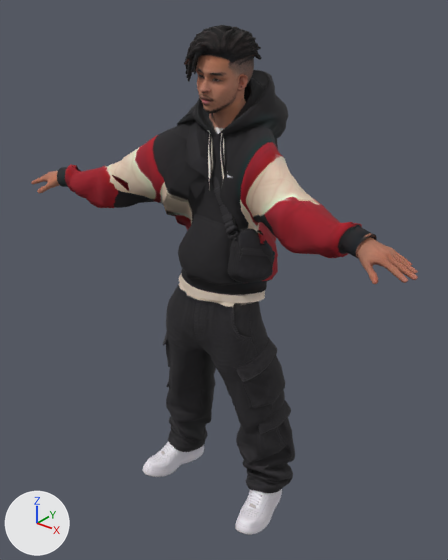
An edit to the glTF model assets/npcs/james-clean.glb, drawn before and after from the same camera.
One viewpoint serves both versions: a 50 mm camera at (1.273, -1.545, 1.024) aimed at (-0.014, 0.064, 0.026). Lighting does not change. The marker at lower left points along +X, +Y and +Z. The first picture is the older version. Where no turn or scale is listed for an object, it has been applied to the vertices. Vertices at exactly the same position are counted once.

The first picture shows 'james-clean'.
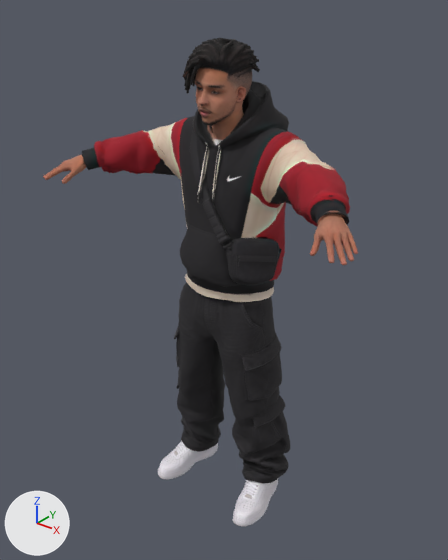
Pixel boxes (x1, y1, x2, y2) of what changed, in the pictures (448 x 560 px; the box of a moved part takes in the faces that stretch with it):
'james-clean', reshaped (19% narrower)
    before: (31, 25, 418, 535)
    after: (43, 38, 358, 526)
part 1 of me_james_clean, moved or reshaped
    before: (208, 132, 212, 191)
    after: (197, 144, 209, 203)
part 2 of me_james_clean, moved or reshaped
    before: (184, 25, 262, 131)
    after: (182, 38, 260, 142)
part 3 of me_james_clean, moved or reshaped
    before: (220, 134, 225, 179)
    after: (212, 146, 221, 201)
part 4 of me_james_clean, moved or reshaped
    before: (31, 70, 418, 535)
    after: (43, 81, 358, 526)

Patch to the scene script:
```diff
--- a/assets/npcs/james-clean.glb.py
+++ b/assets/npcs/james-clean.glb.py
@@ me_james_clean @@
 # used by ob_james_clean; location = (0.0, 0.0, 0.0)
-me_james_clean.from_pydata(...)  # 12178 vertices, 24083 faces; spans x -0.8..0.77, y -0.2..0.34, z -0.91..0.9
+me_james_clean.from_pydata(...)  # 12178 vertices, 24083 faces; spans x -0.63..0.63, y -0.25..0.31, z -0.9..0.86
+# me_james_clean part 1: the loose piece of 55 vertices spanning x -0.03..-0.02, y -0.01..0.02, z 0.38..0.58 is multiplied about its middle by the matrix ((0.998, 0.056, -0.003), (-0.053, 0.963, 0.264), (0.018, -0.263, 0.965)), then moved by (0.0, -0.04, -0.03)
+# me_james_clean part 2: the loose piece of 5265 vertices spanning x -0.12..0.1, y -0.08..0.17, z 0.56..0.9 is moved by (0.0, -0.01, -0.04)
+# me_james_clean part 3: the loose piece of 55 vertices spanning x 0.02..0.03, y 0.0..0.02, z 0.4..0.59 is multiplied about its middle by the matrix ((0.975, 0.075, 0.003), (-0.073, 0.937, 0.27), (0.018, -0.269, 0.94)), then moved by (0.0, -0.04, -0.03)
+# me_james_clean part 4: 6719 of 12178 vertices moved; they spanned x -0.8..0.77, y -0.2..0.34, z -0.91..0.75 and now span x -0.63..0.63, y -0.25..0.31, z -0.9..0.71; mean shift (0.0, 0.02, 0.01); largest move (-0.78, -0.18, 0.3) -> (-0.58, -0.25, 0.37)
+# other edits to the shape of me_james_clean do not show in these pictures
 me_james_clean.materials.append(mat_james_clean)
```
